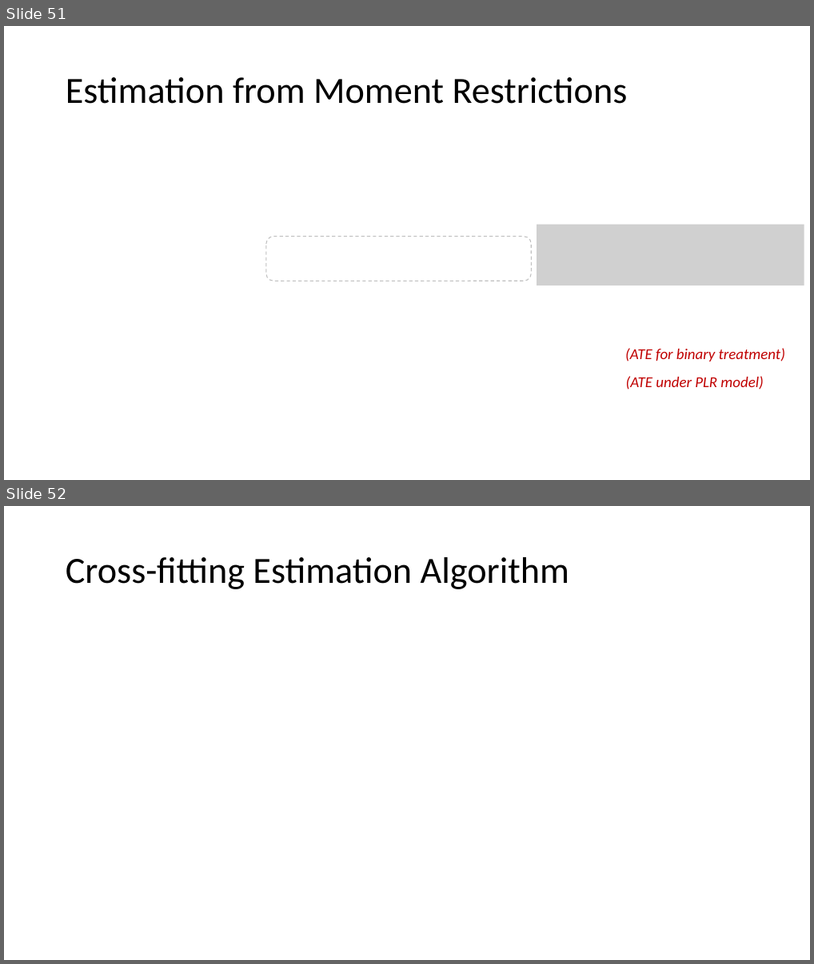
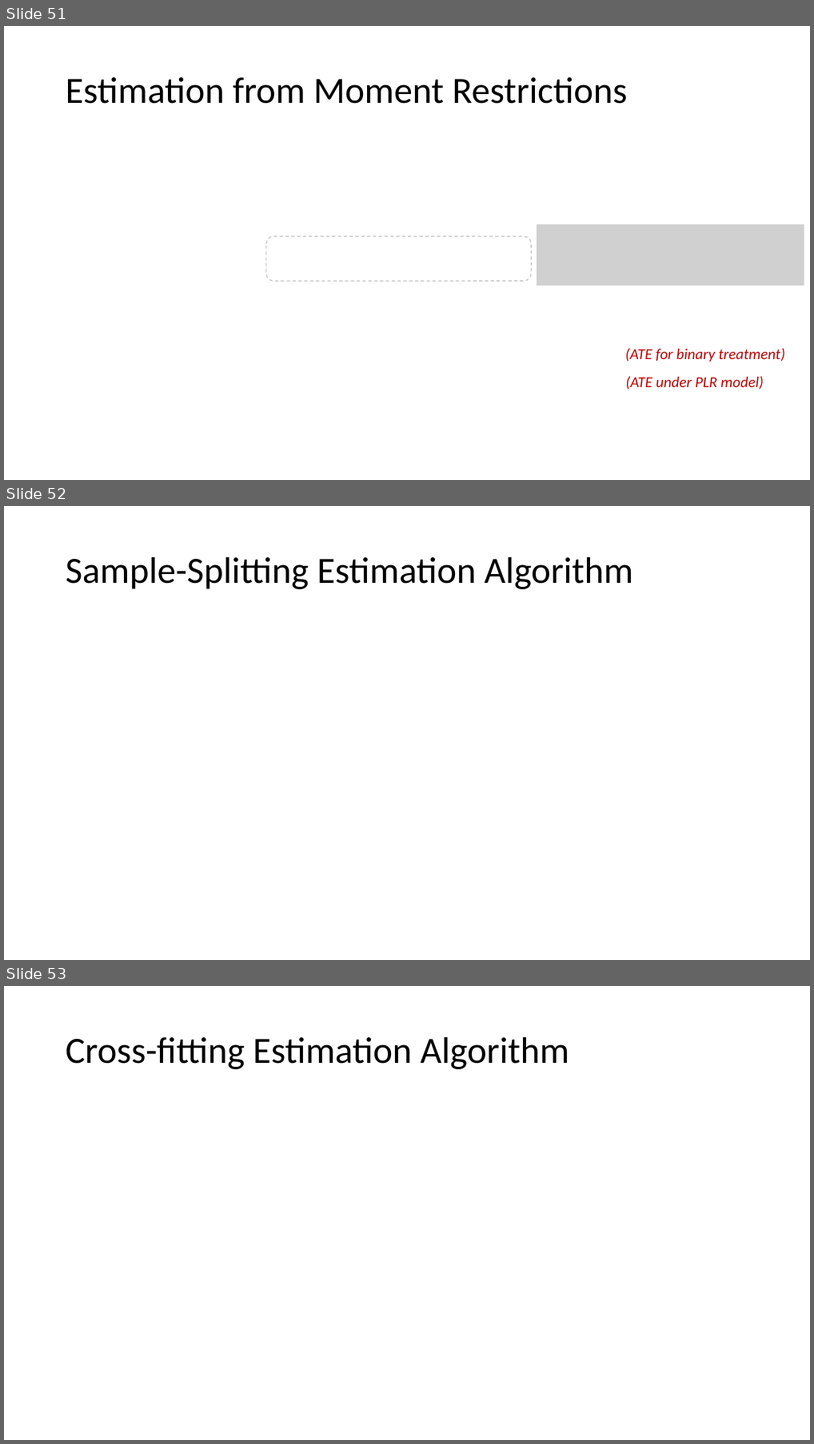
Before and after one commit to stanford-msande228/winter25, a slide deck: assets/presentations/MSANDE228_Lecture13_14_Inference_with_Modern_NonLinear_Methods.pptx. Shown one above the other, each under a label of ours: slides 51 and 52 before the commit, slides 51, 52 and 53 after it. The pictures are 814x964 and 814x1444 pixels, drawn with LibreOffice and Linux fonts; fonts in the diff are those of the drawing; grey boxes stand for pictures. Boxes give left, top, right and bottom in pixels: in the first picture for what was removed or moved away, otherwise in the second. Text is boxed around its words. In the diff, an @@ line names an element or a change of style, - is before the commit and + after.

Commit message:
lecture 14

```diff
--- a/assets/presentations/MSANDE228_Lecture13_14_Inference_with_Modern_NonLinear_Methods.pptx
+++ b/assets/presentations/MSANDE228_Lecture13_14_Inference_with_Modern_NonLinear_Methods.pptx
@@ slide 52 added at (x1=4, y1=506, x2=810, y2=960), background #FFFFFF @@
@@ title added at (x1=66, y1=557, x2=634, y2=589), 44 pt, text #000000 @@
+Sample-Splitting Estimation Algorithm
@@ what was slide 52 is now slide 53 @@
```
Also in this commit, not shown: 1 other file.
